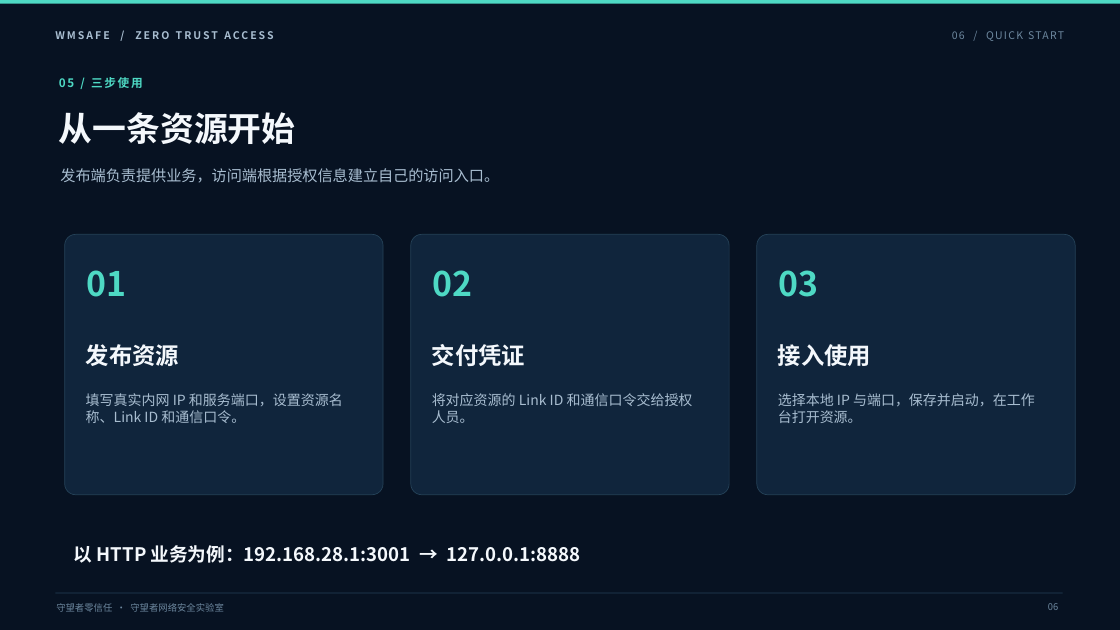
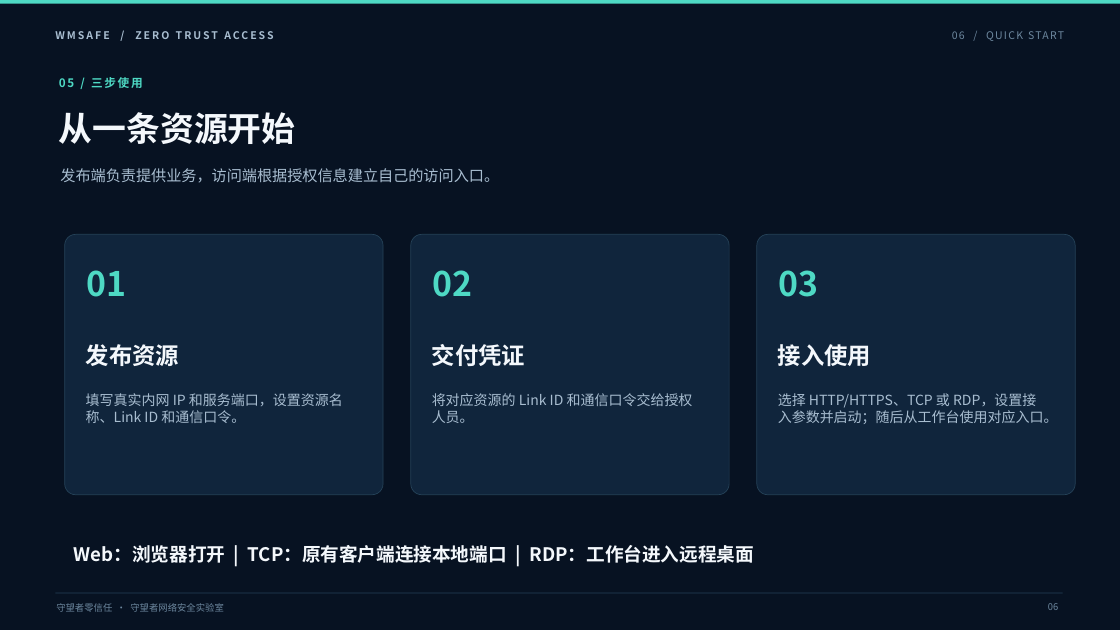
Before and after one commit to wmsafe/wmsafe.github.io, a slide deck: slide 6 of media/wmsafe-product-presentation.pptx. Drawn at 1120x630 pixels with LibreOffice and Linux fonts; fonts in the diff are those of the drawing. Boxes give left, top, right and bottom in pixels: in the first picture for what was removed or moved away, otherwise in the second. Text is boxed around its words. In the diff, an @@ line names an element or a change of style, - is before the commit and + after.

```diff
--- a/media/wmsafe-product-presentation.pptx
+++ b/media/wmsafe-product-presentation.pptx
@@ text at <box>778,393,1058,424</box>: text changed @@
-选择本地 IP 与端口，保存并启动，在工作台打开资源。
+选择 HTTP/HTTPS、TCP 或 RDP，设置接入参数并启动；随后从工作台使用对应入口。
@@ text at <box>74,545,753,563</box>: text changed @@
-以 HTTP 业务为例：192.168.28.1:3001 → 127.0.0.1:8888
+Web：浏览器打开 | TCP：原有客户端连接本地端口 | RDP：工作台进入远程桌面
```
Also in this commit, not shown: 6 other slides changed, 12 other files.
